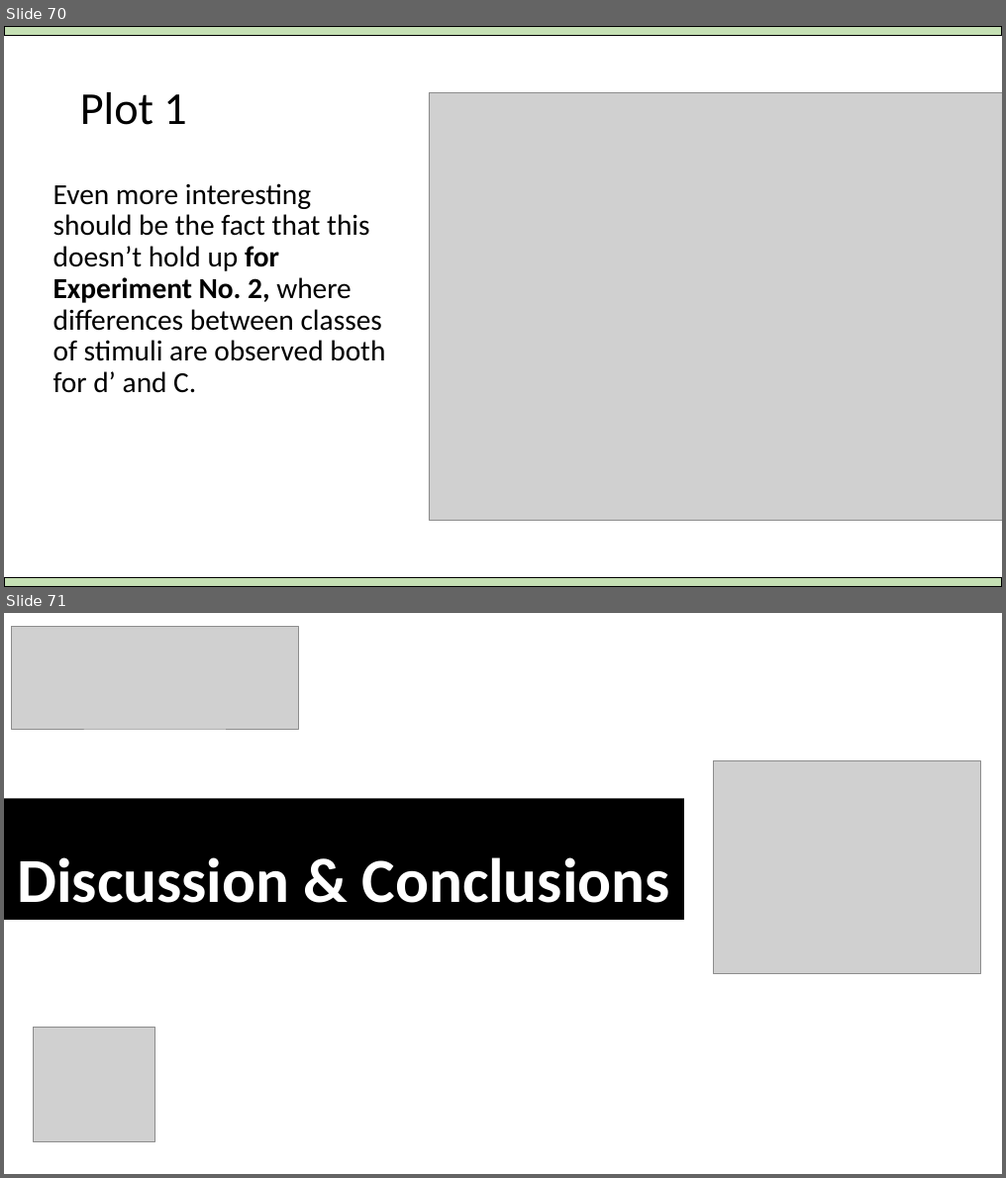
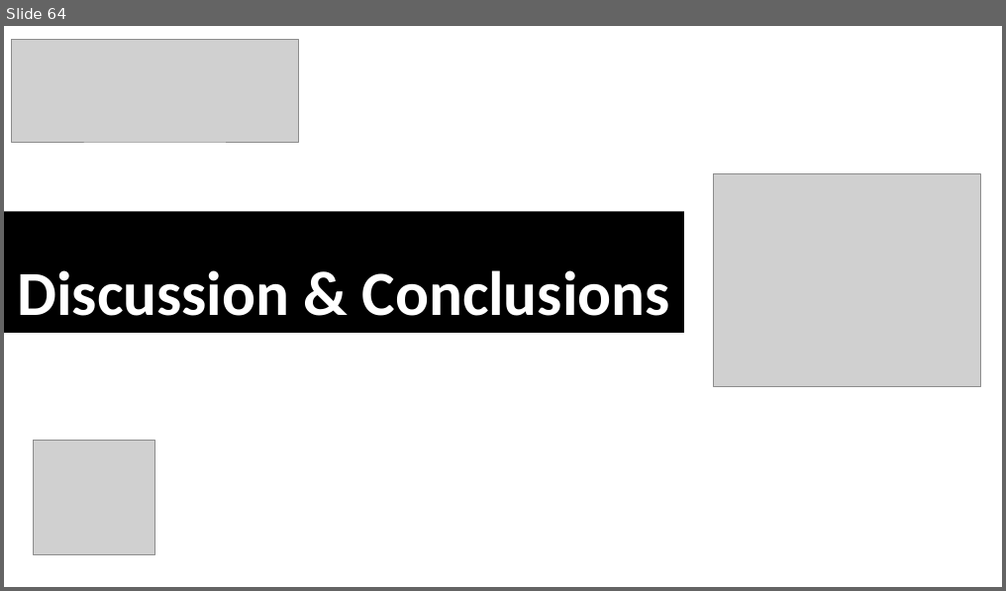
Before and after one commit to Adrifelcha/afchavez-019, a slide deck: Congresos/Presentaciones_Locales/Cowie_2019_BayesianSDT.pptx. Shown one above the other, each under a label of ours: slides 70 and 71 before the commit, slide 64 after it. The pictures are 1006x1178 and 1006x591 pixels, drawn with LibreOffice and Linux fonts; fonts in the diff are those of the drawing; grey boxes stand for pictures. Boxes give left, top, right and bottom in pixels: in the first picture for what was removed or moved away, otherwise in the second. Text is boxed around its words. In the diff, an @@ line names an element or a change of style, - is before the commit and + after.

```diff
--- a/Congresos/Presentaciones_Locales/Cowie_2019_BayesianSDT.pptx
+++ b/Congresos/Presentaciones_Locales/Cowie_2019_BayesianSDT.pptx
@@ slide 70 removed at [4, 26, 1002, 587], background #FFFFFF @@
@@ rectangle removed at [4, 26, 1002, 36] @@
@@ title removed at [80, 92, 186, 125] @@
-Plot 1
@@ picture removed at [429, 92, 1002, 520] @@
@@ text removed at [54, 183, 385, 393] @@
-Even more interesting should be the fact that this doesn’t hold up for Experiment No. 2, where differences between classes of stimuli are observed both for d’ and C.
@@ rectangle removed at [4, 577, 1002, 587] @@
@@ what was slide 71 is now slide 64 @@
```
Also in this commit, not shown: 3 slides changed, 6 other slides removed, 13 other files.
